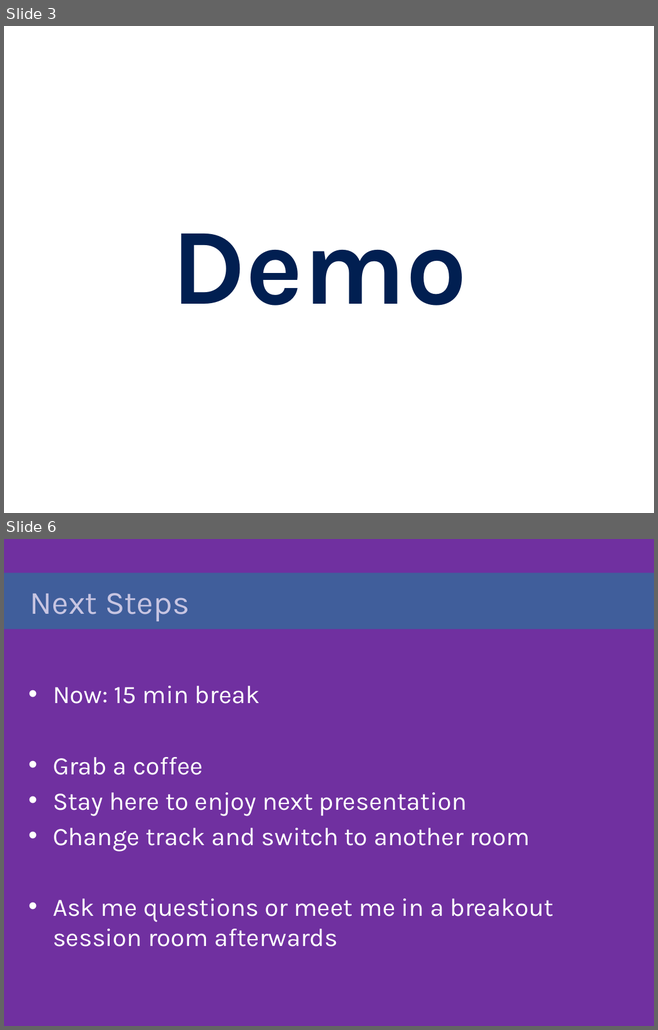
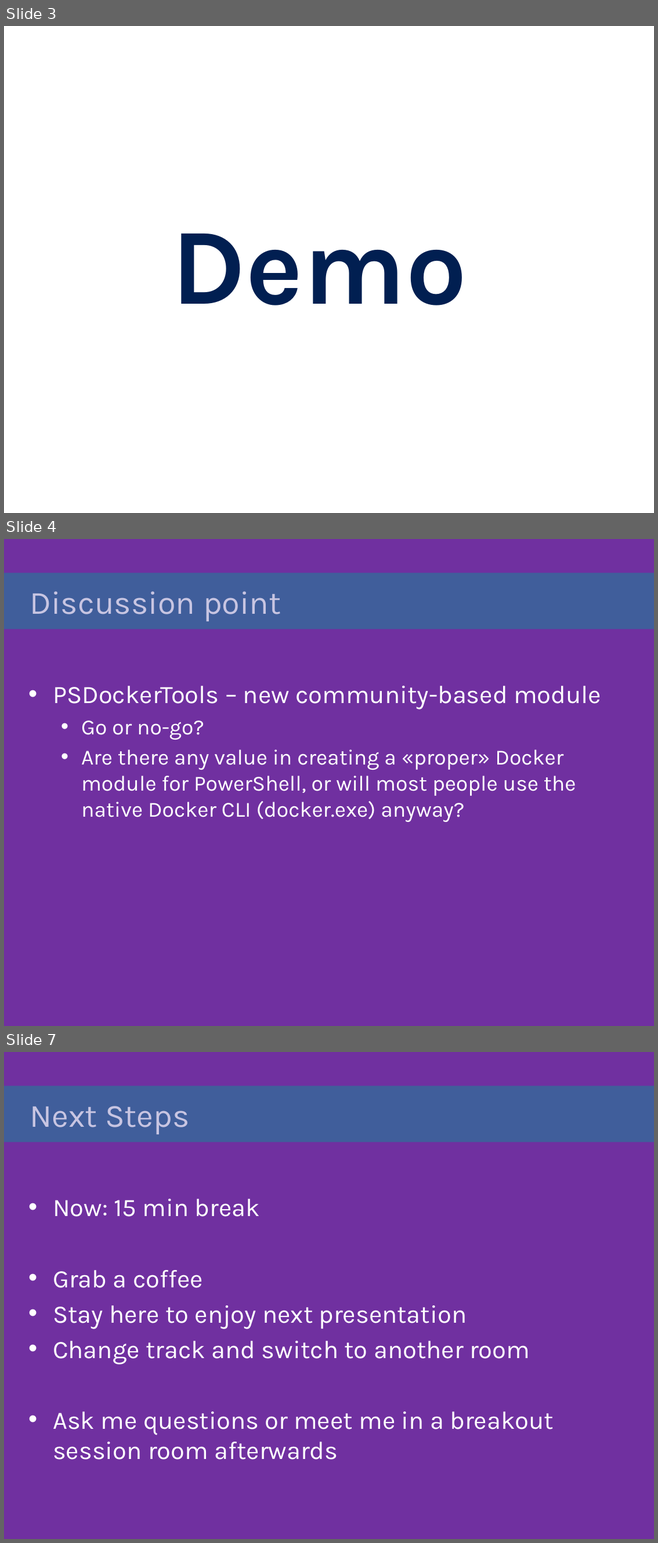
Before and after one commit to gravejester/psconfeu2018-shared, a slide deck: presentation/Jan Egil Ring & Øyvind Kallstad - Containers - Where is my PowerShell.pptx. Shown one above the other, each under a label of ours: slides 3 and 6 before the commit, slides 3, 4 and 7 after it; the slides between them are not shown. The pictures are 658x1030 and 658x1543 pixels, drawn with LibreOffice and Linux fonts; fonts in the diff are those of the drawing; background and template pictures are left out. Boxes give left, top, right and bottom in pixels: in the first picture for what was removed or moved away, otherwise in the second. Text is boxed around its words. In the diff, an @@ line names an element or a change of style, - is before the commit and + after.

Commit message:
Adds PSDockerTools as a discussion point

```diff
--- a/presentation/Jan Egil Ring & Øyvind Kallstad - Containers - Where is my PowerShell.pptx
+++ b/presentation/Jan Egil Ring & Øyvind Kallstad - Containers - Where is my PowerShell.pptx
@@ slide 4 added at <box>4,539,654,1026</box>, background picture (left out) @@
@@ title added at <box>4,573,654,629</box>, fill #405E9B, 36 pt, text #C8C5E2 @@
+Discussion point
@@ text added at <box>53,686,601,822</box>, 24 pt, text #FFFFFF @@
+• PSDockerTools – new community-based module
+  • Go or no-go?
+  • Are there any value in creating a «proper» Docker module for PowerShell, or will most people use the native Docker CLI (docker.exe) anyway?
@@ what was slide 6 is now slide 7 @@
```
Also in this commit, not shown: 2 slides changed.
